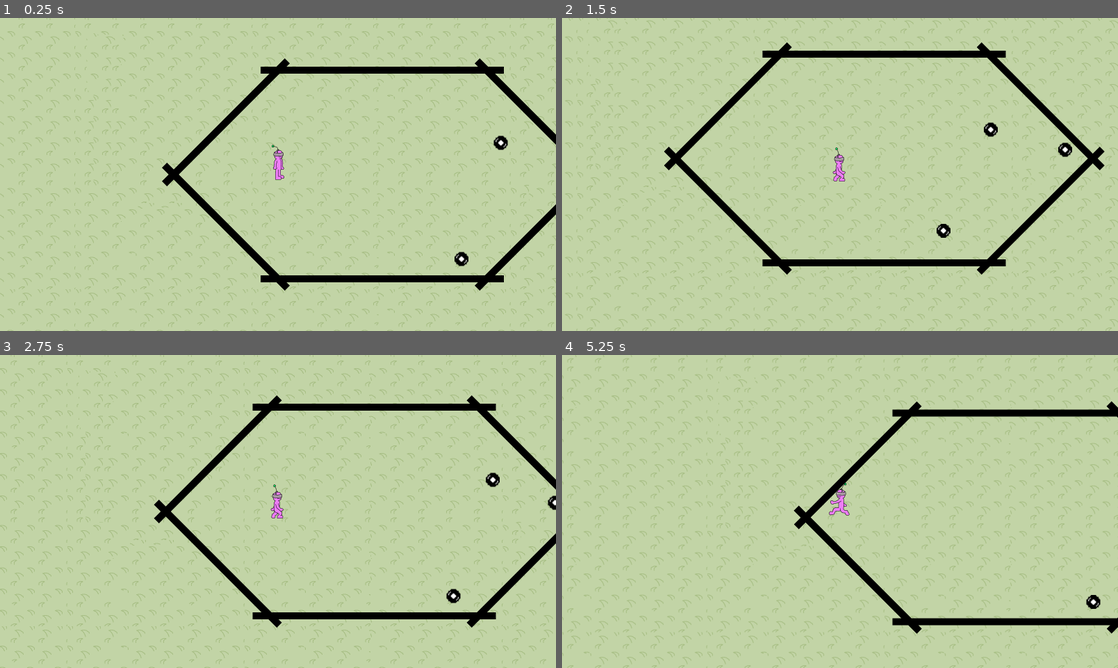
Above: before the commit, frames 1-4 (two rows, left to right).
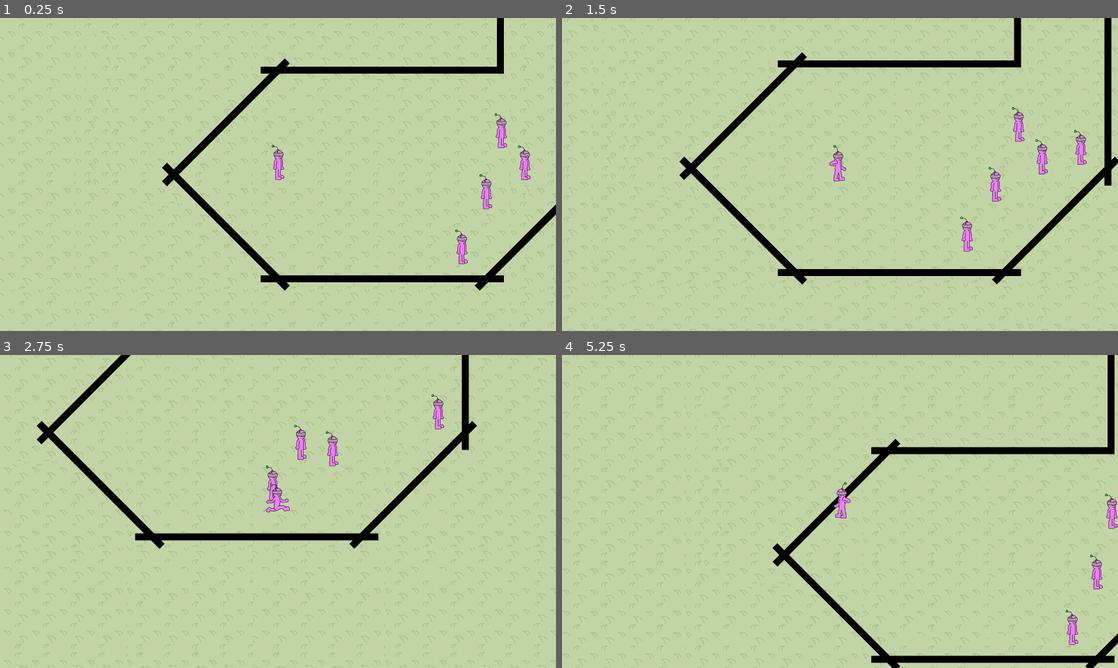
Above: after the commit, the same moments.

Repository: Avantir-Chaosfire/WetBlueberry_GMTK-Jam-2020
Game: Godot game, scene res://scene/world/World.tscn
Two runs of this game, one before a commit and one after it. Both use one fixed random seed, a clock stepped at 60 frames per second and the inputs below.
Inputs:
- Up to frame 1 (0.25 s): no input
- Up to frame 2 (1.5 s): tap Enter at 0.5 s; hold D (move_right) 0.53-1.28 s; tap Space (attack, bound only after the commit) at 0.6, 1.35 s; hold S (move_down) from 1.28 s (still down)
- Up to frame 3 (2.75 s): release S (move_down) at 2.03 s; hold D (move_right) from 2.03 s (still down); tap Space (attack, bound only after the commit) at 2.1 s
- Up to frame 4 (5.25 s): release D (move_right) at 2.78 s; hold W (move_up) 2.78-3.53 s; tap Space (attack, bound only after the commit) every 0.75 s from 2.85 to 5.1 s; hold A (move_left) 3.53-5.03 s; hold S (move_down) from 5.03 s (still down)

The runs differ from the first frame. In frame 1, 1.3% of the frame differs, in the area x 81-100%, y 0-80%; in frame 2, 16%, in the area x 0-100%, y 0-100%; in frame 3, 15%; in frame 4, 14%.

Commit message:
Adds player attack, physics and mourning

Diff:
--- a/project.godot
+++ b/project.godot
@@ -52,6 +52,12 @@
 , Object(InputEventKey,"resource_local_to_scene":false,"resource_name":"","device":0,"alt":false,"shift":false,"control":false,"meta":false,"command":false,"pressed":false,"scancode":16777234,"unicode":0,"echo":false,"script":null)
  ]
 }
+attack={
+"deadzone": 0.5,
+"events": [ Object(InputEventKey,"resource_local_to_scene":false,"resource_name":"","device":0,"alt":false,"shift":false,"control":false,"meta":false,"command":false,"pressed":false,"scancode":32,"unicode":0,"echo":false,"script":null)
+, Object(InputEventKey,"resource_local_to_scene":false,"resource_name":"","device":0,"alt":false,"shift":false,"control":false,"meta":false,"command":false,"pressed":false,"scancode":90,"unicode":0,"echo":false,"script":null)
+ ]
+}
 
 [layer_names]
 
--- a/scene/level/1/Level1.tscn
+++ b/scene/level/1/Level1.tscn
@@ -29,6 +29,21 @@
 [node name="Enemy3" parent="Entities" instance=ExtResource( 3 )]
 position = Vector2( 528.047, 243.141 )
 
+[node name="Enemy4" parent="Entities" instance=ExtResource( 3 )]
+position = Vector2( 709.041, 1.19934 )
+
+[node name="Enemy5" parent="Entities" instance=ExtResource( 3 )]
+position = Vector2( 598.229, 84.3089 )
+
+[node name="Enemy6" parent="Entities" instance=ExtResource( 3 )]
+position = Vector2( 690.573, -922.24 )
+
+[node name="Enemy7" parent="Entities" instance=ExtResource( 3 )]
+position = Vector2( 805.079, -726.471 )
+
+[node name="Enemy8" parent="Entities" instance=ExtResource( 3 )]
+position = Vector2( 729.357, -804.04 )
+
 [node name="Walls" type="Node2D" parent="."]
 z_index = -5
 z_as_relative = false
@@ -59,6 +74,14 @@
 scale = Vector2( 1, 25 )
 
 [node name="Wall6" parent="Walls" instance=ExtResource( 1 )]
-position = Vector2( 750, -150 )
+position = Vector2( 900, -400 )
+scale = Vector2( 1, 45 )
+
+[node name="Wall7" parent="Walls" instance=ExtResource( 1 )]
+position = Vector2( 640, -740 )
+scale = Vector2( 1, 45 )
+
+[node name="Wall8" parent="Walls" instance=ExtResource( 1 )]
+position = Vector2( 750, -950 )
 rotation = -0.785398
 scale = Vector2( 1, 25 )
--- a/scene/object/enemy/Body.gd
+++ b/scene/object/enemy/Body.gd
@@ -2,17 +2,26 @@
 
 onready var player = get_node("../../Player/Body")
 
-const MovementSpeed = 120
+const MovementSpeed = 240
 const DetectionRange = 500
+const MourningDetectionRange = 2000
 
-func _physics_process(delta):
+func _physics_process(_delta):
 	var targetPosition = get_parent().to_local(player.getGlobalPosition())
 	var targetVector = targetPosition - position
-	if targetVector.length() < DetectionRange:
+
+	var detectionRange = DetectionRange
+	if player.isMourning:
+		detectionRange = MourningDetectionRange
+
+	if targetVector.length() < detectionRange:
 		move_and_slide(targetVector.normalized() * MovementSpeed)
 
 func _on_DamageArea_body_entered(body):
-	player.Damage()
+	body.Damage()
 
 func getGlobalPosition():
 	return to_global(Vector2())
+
+func Damage():
+	get_parent().unload()
--- /dev/null
+++ b/scene/object/enemy/Enemy.gd
@@ -0,0 +1,5 @@
+extends Node2D
+
+func unload():
+	queue_free()
+	get_parent().remove_child(self)
--- a/scene/object/enemy/Enemy.tscn
+++ b/scene/object/enemy/Enemy.tscn
@@ -1,13 +1,15 @@
-[gd_scene load_steps=5 format=2]
+[gd_scene load_steps=6 format=2]
 
-[ext_resource path="res://sprite/player.png" type="Texture" id=1]
+[ext_resource path="res://sprite/idle/1.png" type="Texture" id=1]
 [ext_resource path="res://scene/object/enemy/Body.gd" type="Script" id=2]
+[ext_resource path="res://scene/object/enemy/Enemy.gd" type="Script" id=3]
 
 [sub_resource type="CircleShape2D" id=1]
 
 [sub_resource type="CircleShape2D" id=2]
 
 [node name="Enemy" type="Node2D"]
+script = ExtResource( 3 )
 
 [node name="Body" type="KinematicBody2D" parent="."]
 collision_layer = 4
@@ -19,7 +21,8 @@
 shape = SubResource( 1 )
 
 [node name="Sprite" type="Sprite" parent="Body"]
-scale = Vector2( 2.5, 2.5 )
+position = Vector2( 0, -35 )
+scale = Vector2( 0.5, 0.5 )
 texture = ExtResource( 1 )
 
 [node name="DamageArea" type="Area2D" parent="Body"]
--- a/scene/object/player/Body.gd
+++ b/scene/object/player/Body.gd
@@ -1,42 +1,98 @@
 extends KinematicBody2D
 
+onready var world = get_node("../../../..")
 onready var animationPlayer = get_node("AnimationPlayer")
 onready var sprite = get_node("Sprite")
-onready var world = get_node("../../../..")
+onready var attackDelayTimer = get_node("AttackDelayTimer")
+onready var cameraShakeTimer = get_node("Camera/ShakeTimer")
+onready var nearbyEnemyDetector = get_node("NearbyEnemyDetector")
 
-const MovementSpeed = 230
+const MaxMovementSpeed = 280
+const Acceleration = 1600
+const Friction = 330
+const AttackingFriction = 100
+const MourningKills = 5
 
+export var isAttacking = false
+export var completeAttack = false setget CompleteAttack
+
+var velocity = Vector2()
 var isMoving = false
+var playIdleAnimation = false
+var killCount = 0
+var isMourning = false
+var attackQueued = false
 
 func _ready():
 	animationPlayer.play("Idle")
 
 func _physics_process(delta):
+	if playIdleAnimation:
+		playIdleAnimation = false
+		animationPlayer.play("Idle")
+
+	if isMourning:
+		killCount = 0
+		if len(nearbyEnemyDetector.get_overlapping_bodies() + nearbyEnemyDetector.get_overlapping_areas()) == 0:
+			isMourning = false
+
+	if killCount >= MourningKills:
+		isMourning = true
+
 	var inputVector = Vector2()
-	if Input.is_action_pressed("move_left"):
-		inputVector.x -= 1
-	if Input.is_action_pressed("move_right"):
-		inputVector.x += 1
-	if Input.is_action_pressed("move_up"):
-		inputVector.y -= 1
-	if Input.is_action_pressed("move_down"):
-		inputVector.y += 1
-	move_and_slide(inputVector.normalized() * MovementSpeed)
+	if not isAttacking:
+		if Input.is_action_just_pressed("attack") or attackQueued:
+			attackQueued = false
+			if attackDelayTimer.is_stopped():
+				animationPlayer.play("Punch")
+				isAttacking = true
+				isMoving = false
+			else:
+				attackQueued = true
+		elif not isMourning:
+			if Input.is_action_pressed("move_left"):
+				inputVector.x -= 1
+			if Input.is_action_pressed("move_right"):
+				inputVector.x += 1
+			if Input.is_action_pressed("move_up"):
+				inputVector.y -= 1
+			if Input.is_action_pressed("move_down"):
+				inputVector.y += 1
+			velocity += inputVector.normalized() * Acceleration * delta
+			velocity = velocity.normalized() * min(velocity.length(), MaxMovementSpeed)
 
-	if not isMoving and inputVector.length() > 0:
-		isMoving = true
-		animationPlayer.play("Walking")
-	elif isMoving and not inputVector.length() > 0:
-		isMoving = false
-		animationPlayer.play("Idle")
+	var friction = Friction
+	if isAttacking:
+		friction = AttackingFriction
+	move_and_slide(velocity)
+	velocity = velocity.normalized() * (velocity.length() - (friction * delta))
+
+	if not isAttacking:
+		if not isMoving and inputVector.length() > 0:
+			isMoving = true
+			animationPlayer.play("Walking")
+		elif isMoving and not inputVector.length() > 0:
+			isMoving = false
+			animationPlayer.play("Idle")
 
 	if inputVector.x < 0:
 		sprite.scale.x = -0.5
 	elif inputVector.x > 0:
 		sprite.scale.x = 0.5
 
+func CompleteAttack(value):
+	completeAttack = value
+	if completeAttack:
+		playIdleAnimation = true
+		attackDelayTimer.start()
+
 func getGlobalPosition():
 	return to_global(Vector2())
 
 func Damage():
 	world.FailLevel()
+
+func _on_DamageArea_body_entered(body):
+	cameraShakeTimer.start()
+	body.Damage()
+	killCount += 1
--- /dev/null
+++ b/scene/object/player/Camera.gd
@@ -0,0 +1,11 @@
+extends Camera2D
+
+const ShakeAmount = 4.0
+
+onready var shakeTimer = get_node("ShakeTimer")
+
+func _physics_process(_delta):
+	if not shakeTimer.is_stopped():
+		set_offset(Vector2(rand_range(-ShakeAmount, ShakeAmount), rand_range(-ShakeAmount, ShakeAmount)))
+	else:
+		set_offset(Vector2())
--- a/scene/object/player/Player.tscn
+++ b/scene/object/player/Player.tscn
@@ -10,16 +10,22 @@
 [ext_resource path="res://sprite/walk/walk5.png" type="Texture" id=8]
 [ext_resource path="res://sprite/walk/walk6.png" type="Texture" id=9]
 [ext_resource path="res://sprite/walk/walk3.png" type="Texture" id=10]
+[ext_resource path="res://sprite/punch_sideway/punch3.png" type="Texture" id=11]
+[ext_resource path="res://sprite/punch_sideway/punch2.png" type="Texture" id=12]
+[ext_resource path="res://sprite/punch_sideway/punch1.png" type="Texture" id=13]
+[ext_resource path="res://scene/object/player/Camera.gd" type="Script" id=14]
 
 [sub_resource type="CircleShape2D" id=1]
 
 [sub_resource type="SpriteFrames" id=2]
 animations = [ {
-"frames": [ ExtResource( 4 ), ExtResource( 3 ), ExtResource( 1 ), ExtResource( 5 ), ExtResource( 6 ), ExtResource( 10 ), ExtResource( 7 ), ExtResource( 8 ), ExtResource( 9 ) ],
+"frames": [ ExtResource( 4 ), ExtResource( 3 ), ExtResource( 1 ), ExtResource( 5 ), ExtResource( 6 ), ExtResource( 10 ), ExtResource( 7 ), ExtResource( 8 ), ExtResource( 9 ), ExtResource( 13 ), ExtResource( 12 ), ExtResource( 11 ) ],
 "loop": true,
 "name": "default",
 "speed": 5.0
 } ]
+
+[sub_resource type="CircleShape2D" id=6]
 
 [sub_resource type="Animation" id=3]
 resource_name = "Idle"
@@ -38,6 +44,95 @@
 "update": 1,
 "values": [ 0, 1, 2 ]
 }
+tracks/1/type = "value"
+tracks/1/path = NodePath(".:isAttacking")
+tracks/1/interp = 1
+tracks/1/loop_wrap = true
+tracks/1/imported = false
+tracks/1/enabled = true
+tracks/1/keys = {
+"times": PoolRealArray( 0 ),
+"transitions": PoolRealArray( 1 ),
+"update": 1,
+"values": [ false ]
+}
+tracks/2/type = "value"
+tracks/2/path = NodePath(".:completeAttack")
+tracks/2/interp = 1
+tracks/2/loop_wrap = true
+tracks/2/imported = false
+tracks/2/enabled = true
+tracks/2/keys = {
+"times": PoolRealArray( 0 ),
+"transitions": PoolRealArray( 1 ),
+"update": 1,
+"values": [ false ]
+}
+tracks/3/type = "value"
+tracks/3/path = NodePath("Sprite/DamageArea/Hitbox:disabled")
+tracks/3/interp = 1
+tracks/3/loop_wrap = true
+tracks/3/imported = false
+tracks/3/enabled = true
+tracks/3/keys = {
+"times": PoolRealArray( 0 ),
+"transitions": PoolRealArray( 1 ),
+"update": 1,
+"values": [ true ]
+}
+
+[sub_resource type="Animation" id=5]
+resource_name = "Punch"
+length = 0.45
+step = 0.0166667
+tracks/0/type = "value"
+tracks/0/path = NodePath("Sprite:frame")
+tracks/0/interp = 1
+tracks/0/loop_wrap = true
+tracks/0/imported = false
+tracks/0/enabled = true
+tracks/0/keys = {
+"times": PoolRealArray( 0, 0.15, 0.3 ),
+"transitions": PoolRealArray( 1, 1, 1 ),
+"update": 1,
+"values": [ 9, 10, 11 ]
+}
+tracks/1/type = "value"
+tracks/1/path = NodePath(".:isAttacking")
+tracks/1/interp = 1
+tracks/1/loop_wrap = true
+tracks/1/imported = false
+tracks/1/enabled = true
+tracks/1/keys = {
+"times": PoolRealArray( 0, 0.45 ),
+"transitions": PoolRealArray( 1, 1 ),
+"update": 1,
+"values": [ true, false ]
+}
+tracks/2/type = "value"
+tracks/2/path = NodePath(".:completeAttack")
+tracks/2/interp = 1
+tracks/2/loop_wrap = true
+tracks/2/imported = false
+tracks/2/enabled = true
+tracks/2/keys = {
+"times": PoolRealArray( 0, 0.45 ),
+"transitions": PoolRealArray( 1, 1 ),
+"update": 1,
+"values": [ false, true ]
+}
+tracks/3/type = "value"
+tracks/3/path = NodePath("Sprite/DamageArea/Hitbox:disabled")
+tracks/3/interp = 1
+tracks/3/loop_wrap = true
+tracks/3/imported = false
+tracks/3/enabled = true
+tracks/3/keys = {
+"times": PoolRealArray( 0, 0.15 ),
+"transitions": PoolRealArray( 1, 1 ),
+"update": 1,
+"values": [ true, false ]
+}
 
 [sub_resource type="Animation" id=4]
 resource_name = "Walking"
@@ -56,6 +151,44 @@
 "update": 1,
 "values": [ 8, 3, 4, 5, 6, 7 ]
 }
+tracks/1/type = "value"
+tracks/1/path = NodePath(".:isAttacking")
+tracks/1/interp = 1
+tracks/1/loop_wrap = true
+tracks/1/imported = false
+tracks/1/enabled = true
+tracks/1/keys = {
+"times": PoolRealArray( 0 ),
+"transitions": PoolRealArray( 1 ),
+"update": 1,
+"values": [ false ]
+}
+tracks/2/type = "value"
+tracks/2/path = NodePath(".:completeAttack")
+tracks/2/interp = 1
+tracks/2/loop_wrap = true
+tracks/2/imported = false
+tracks/2/enabled = true
+tracks/2/keys = {
+"times": PoolRealArray( 0 ),
+"transitions": PoolRealArray( 1 ),
+"update": 1,
+"values": [ false ]
+}
+tracks/3/type = "value"
+tracks/3/path = NodePath("Sprite/DamageArea/Hitbox:disabled")
+tracks/3/interp = 1
+tracks/3/loop_wrap = true
+tracks/3/imported = false
+tracks/3/enabled = true
+tracks/3/keys = {
+"times": PoolRealArray( 0 ),
+"transitions": PoolRealArray( 1 ),
+"update": 1,
+"values": [ true ]
+}
+
+[sub_resource type="CircleShape2D" id=7]
 
 [node name="Player" type="Node2D"]
 
@@ -63,6 +196,7 @@
 collision_layer = 2
 collision_mask = 3
 script = ExtResource( 2 )
+isAttacking = true
 
 [node name="Hitbox" type="CollisionShape2D" parent="Body"]
 scale = Vector2( 1.5, 1.5 )
@@ -70,12 +204,41 @@
 
 [node name="Camera" type="Camera2D" parent="Body"]
 current = true
+script = ExtResource( 14 )
+
+[node name="ShakeTimer" type="Timer" parent="Body/Camera"]
+wait_time = 0.15
+one_shot = true
 
 [node name="Sprite" type="AnimatedSprite" parent="Body"]
 position = Vector2( 0, -35 )
 scale = Vector2( 0.5, 0.5 )
 frames = SubResource( 2 )
+frame = 10
+
+[node name="DamageArea" type="Area2D" parent="Body/Sprite"]
+position = Vector2( 80, 70 )
+scale = Vector2( 6, 6 )
+collision_layer = 0
+collision_mask = 4
+
+[node name="Hitbox" type="CollisionShape2D" parent="Body/Sprite/DamageArea"]
+shape = SubResource( 6 )
 
 [node name="AnimationPlayer" type="AnimationPlayer" parent="Body"]
 anims/Idle = SubResource( 3 )
+anims/Punch = SubResource( 5 )
 anims/Walking = SubResource( 4 )
+
+[node name="AttackDelayTimer" type="Timer" parent="Body"]
+wait_time = 0.2
+one_shot = true
+
+[node name="NearbyEnemyDetector" type="Area2D" parent="Body"]
+collision_layer = 0
+collision_mask = 4
+
+[node name="Hitbox" type="CollisionShape2D" parent="Body/NearbyEnemyDetector"]
+scale = Vector2( 180, 180 )
+shape = SubResource( 7 )
+[connection signal="body_entered" from="Body/Sprite/DamageArea" to="Body" method="_on_DamageArea_body_entered"]
--- a/scene/world/World.gd
+++ b/scene/world/World.gd
@@ -16,7 +16,6 @@
 var victorious = false
 var gameComplete = false
 var inGame = false
-var entitiesToRender = []
 
 func startGame():
 	inGame = true
Not shown: 1 places in scene/object/player/Player.tscn that only renumber resources
Binary file removed: sprite/player.png
Not shown, removed: sprite/player.png.import
